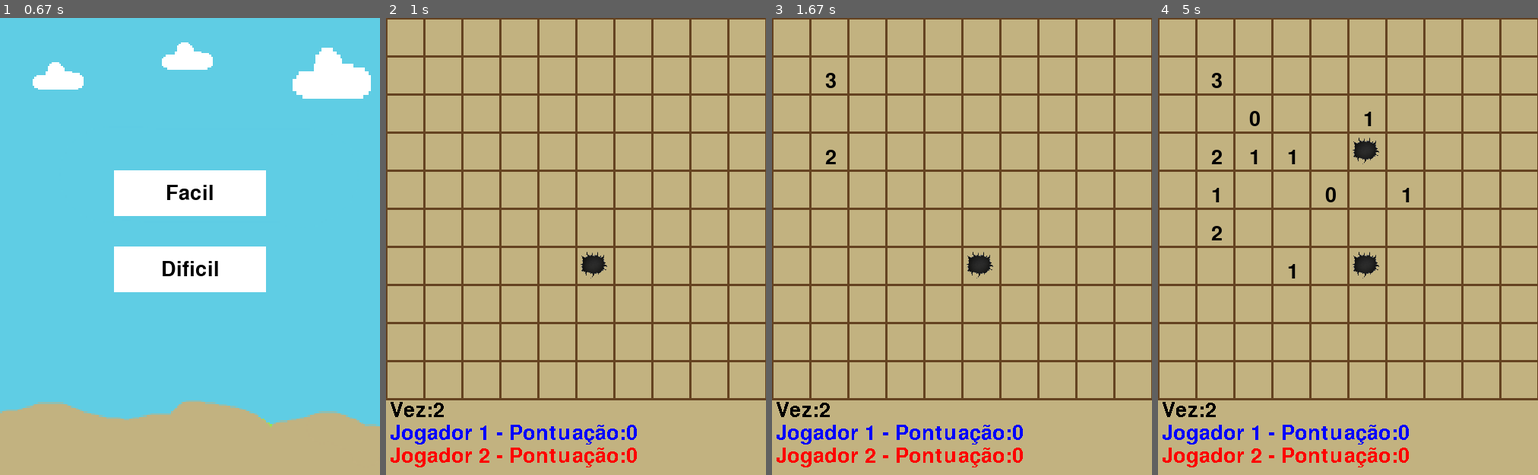
Above: before the commit, frames 1-4 (left to right).
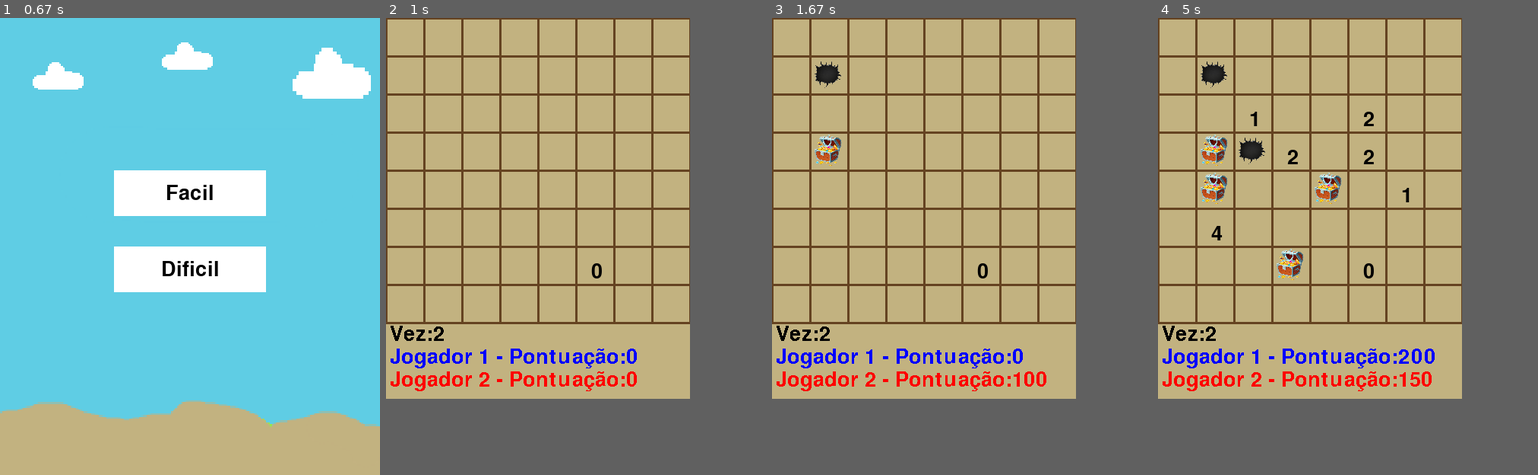
Above: after the commit, the same moments.

Repository: ThiagoDiasFigueiredo/Caca_ao_tesouro_Pygame
Game: pygame game, started from main.py
Same seed, same stepped clock (60 frames per second), same inputs: the game is played once before the commit and once after it.
Inputs (mouse positions are in pixels of both pictures, inside the frame that each line leads up to):
- Up to frame 1 (0.67 s): tap Enter at 0.33 s
- Up to frame 2 (1 s): click (576, 273) at 0.72 s
- Up to frame 3 (1.67 s): click (829, 150) at 1.05 s; click (844, 68) at 1.38 s
- Up to frame 4 (5 s): click (1237, 132) at 1.72 s; click (1310, 255) at 2.05 s; click (1298, 145) at 2.38 s; click (1268, 127) at 2.72 s; click (1389, 173) at 3.05 s; click (1211, 246) at 3.38 s; click (1374, 141) at 3.72 s; click (1378, 113) at 4.05 s; click (1325, 191) at 4.38 s; click (1222, 182) at 4.72 s
In frame 2 the window is 500x600 before the commit and 400x500 after it. Grey fills any space a smaller window leaves; there, only what the larger window draws over its background counts as a difference.

Frame 1 is identical in both runs. In frame 2, 7.1% of the frame differs, in the area x 0-100%, y 0-99%; in frame 3, 7.7%; in frame 4, 9.5%.

Commit message:
AJEITEI A RESOLUCAO DO MODO FACIL

Diff:
--- a/main.py
+++ b/main.py
@@ -63,7 +63,7 @@
     lado_quadrado = 50
 
     config_facil = {'linhas': 4, 'colunas': 4, 'tesouros': 6, 'buracos': 3, 'diagonais': False}
-    config_dificil = {'linhas': 10, 'colunas': 10, 'tesouros': 12, 'buracos': 8, 'diagonais': True}
+    config_dificil = {'linhas': 8, 'colunas': 8, 'tesouros': 15, 'buracos': 10, 'diagonais': True}
 
     running = True
     while running:
@@ -104,7 +104,7 @@
                     fonte_placar = fonte3
                     espaco_placar = 16
                 else:
-                    largura, altura = 500, 600
+                    largura, altura = 400, 500
                     fonte_placar = fonte1
                     espaco_placar = 30
                 tela = pygame.display.set_mode((largura,altura))
